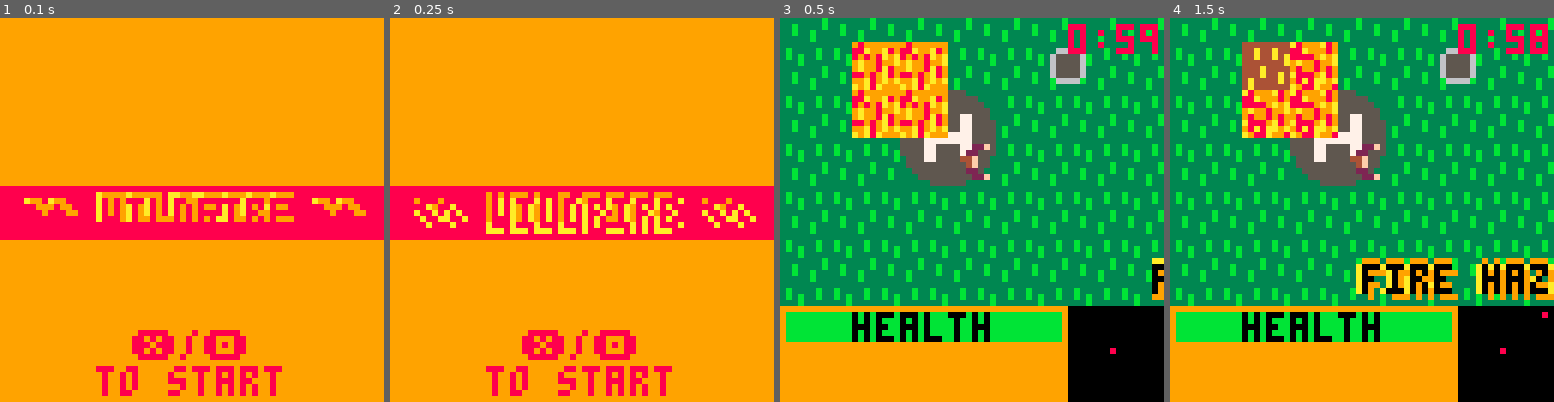
Above: before the commit, frames 1-4 (left to right).
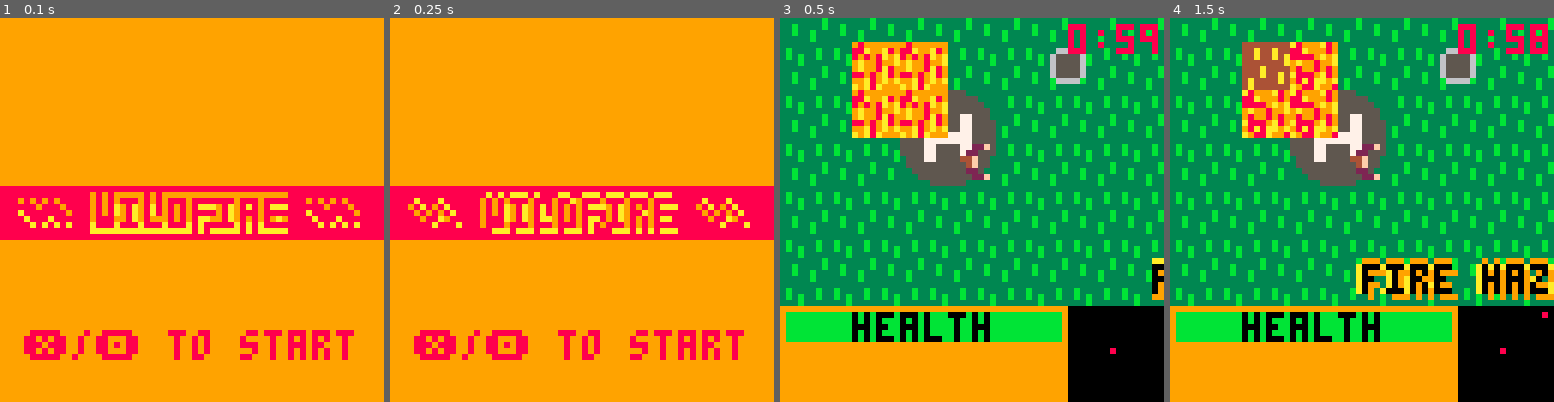
Above: after the commit, the same moments.

Repository: notCalle/pico-8-carts
Game: PICO-8 cartridge wildfire.p8
Same seed, same stepped clock (60 frames per second), same inputs: the game is played once before the commit and once after it.
Inputs:
- Up to frame 1 (0.1 s): no input
- Up to frame 2 (0.25 s): no input
- Up to frame 3 (0.5 s): tap X (X key) at 0.33 s
- Up to frame 4 (1.5 s): tap O (Z key) at 0.7 s; tap X (X key) at 1.07 s

The runs differ from the first frame. In frame 1, 9.8% of the frame differs, in the area x 4-96%, y 45-99%; in frame 2, 10%; in frame 3, nothing differs; in frame 4, nothing differs.

Commit message:
Deduplicate text effects

Diff:
--- a/wildfire.p8
+++ b/wildfire.p8
@@ -35,6 +35,25 @@
 	return band(mask,flags)~=0
 end
 
+function draw_firetext(str)
+ local x=19-2*#str
+	camera() clip()
+	rectfill(0,28,64,36,8)
+	print("∧ "..str.." ∧",x+rnd(3),29+rnd(3),10)
+	print("∧ "..str.." ∧",x+rnd(3),29+rnd(3),9)
+	print("∧ "..str.." ∧",x+rnd(3),29+rnd(3),10)
+	print("∧ "..str.." ∧",x+rnd(3),29+rnd(3),9)
+	print("∧ "..str.." ∧",x+1,30,8)
+end
+
+function cprint(str,y,c,wide)
+	local w=0
+	if(wide) w=wide
+	local x=32-2*#str-2*w
+
+	print(str,x,y,c)
+end
+
 --
 -- game menu screen
 --
@@ -48,15 +67,8 @@
 function draw_menu()
 	if(tick%2~=0) return
 	cls(9)
-	rectfill(0,28,64,36,8)
-	print("∧ wildfire ∧",4+rnd(3),29+rnd(3),10)
-	print("∧ wildfire ∧",4+rnd(3),29+rnd(3),9)
-	print("∧ wildfire ∧",4+rnd(3),29+rnd(3),10)
-	print("∧ wildfire ∧",4+rnd(3),29+rnd(3),9)
-	print("∧ wildfire ∧",5,30,8)
-
-	print("❎/🅾️",22,52,8)
-	print("to start",16,58,8)
+	draw_firetext("wildfire")
+	cprint("❎/🅾️ to start",52,8,2)
 end
 
 menu_state={
@@ -75,13 +87,7 @@
 end
 
 function draw_gameover()
-	rectfill(0,28,64,36,8)
-	print("∧ game over ∧",1+rnd(3),29+rnd(3),10)
-	print("∧ game over ∧",1+rnd(3),29+rnd(3),9)
-	print("∧ game over ∧",1+rnd(3),29+rnd(3),10)
-	print("∧ game over ∧",1+rnd(3),29+rnd(3),9)
-	print("∧ game over ∧",2,30,8)
-	draw_timer(game_time,64,0)
+	draw_firetext("game over")
 end
 
 gameover_state={
@@ -90,13 +96,7 @@
 	}
 
 function draw_rescue()
-	rectfill(0,28,64,36,8)
-	print("∧ rescued ∧",9+rnd(3),29+rnd(3),10)
-	print("∧ rescued ∧",9+rnd(3),29+rnd(3),9)
-	print("∧ rescued ∧",9+rnd(3),29+rnd(3),10)
-	print("∧ rescued ∧",9+rnd(3),29+rnd(3),9)
-	print("∧ rescued ∧",10,30,8)
-	draw_timer(game_time,64,0)
+	draw_firetext("rescued")
 end
 
 rescue_state={
